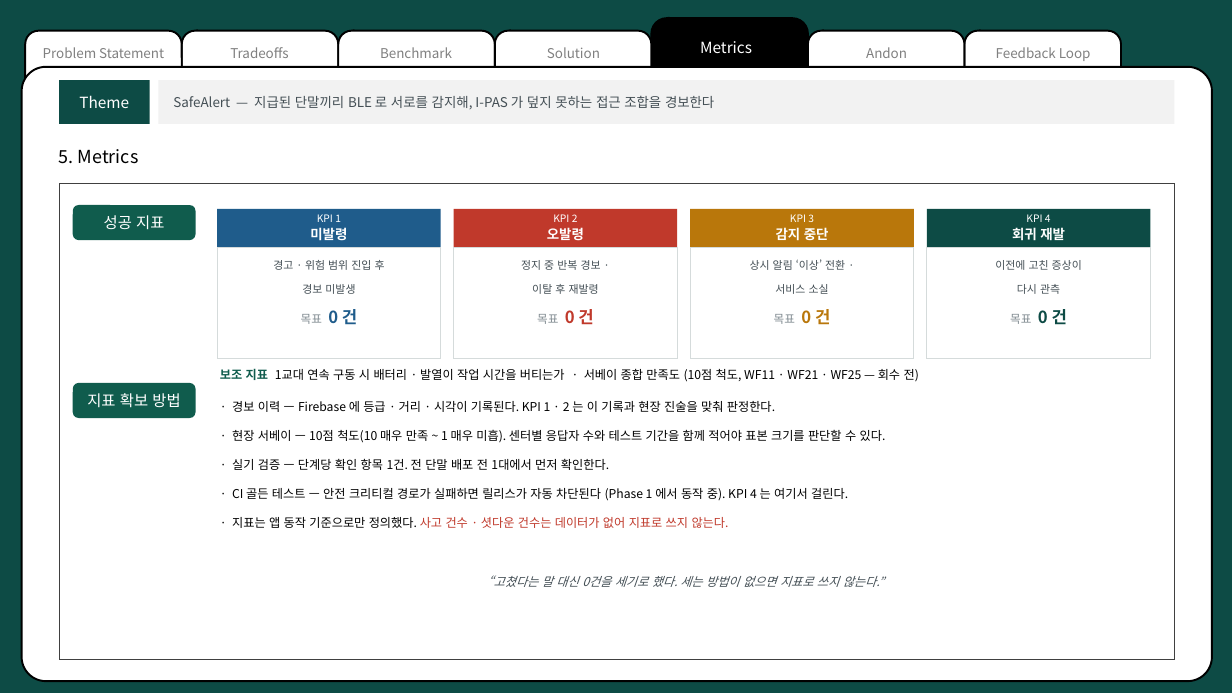
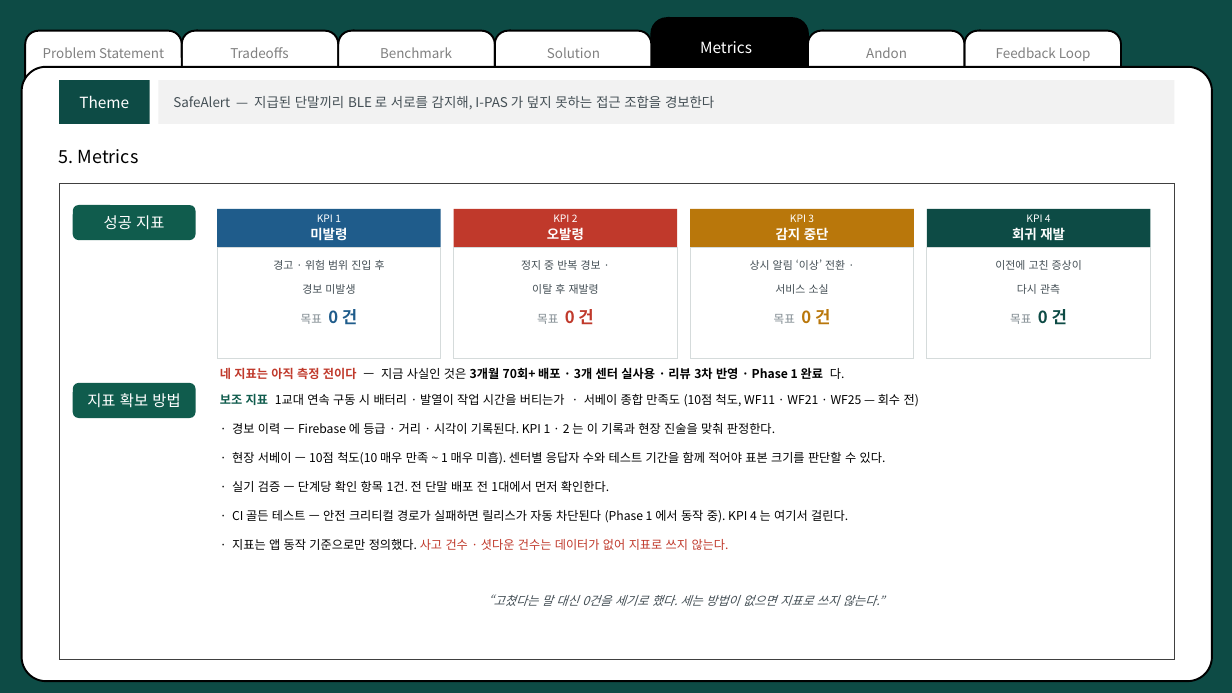
Before and after one commit to pslymzero-cyber/SafeAlert, a slide deck: slide 10 of docs/presentation/cousolve/SafeAlert_CouSolve_2026.08.pptx. Drawn at 1232x693 pixels with LibreOffice and Linux fonts; fonts in the diff are those of the drawing. Boxes give left, top, right and bottom in pixels: in the first picture for what was removed or moved away, otherwise in the second. Text is boxed around its words. In the diff, an @@ line names an element or a change of style, - is before the commit and + after.

```diff
--- a/docs/presentation/cousolve/SafeAlert_CouSolve_2026.08.pptx
+++ b/docs/presentation/cousolve/SafeAlert_CouSolve_2026.08.pptx
@@ text added at [220,367,845,379], 9.5 pt, text #000000, bold @@
+네 지표는 아직 측정 전이다 — 지금 사실인 것은 3개월 70회+ 배포 · 3개 센터 실사용 · 리뷰 3차 반영 · Phase 1 완료 다.
@@ 3 texts: place and size @@
-3 texts at [220,368,919,470]
+3 texts at [220,393,919,492]
@@ 4 texts: place and size @@
-4 texts at [232,401,884,587]
+4 texts at [232,423,884,606]
```
Also in this commit, not shown: 1 other slide changed, 2 other files.
